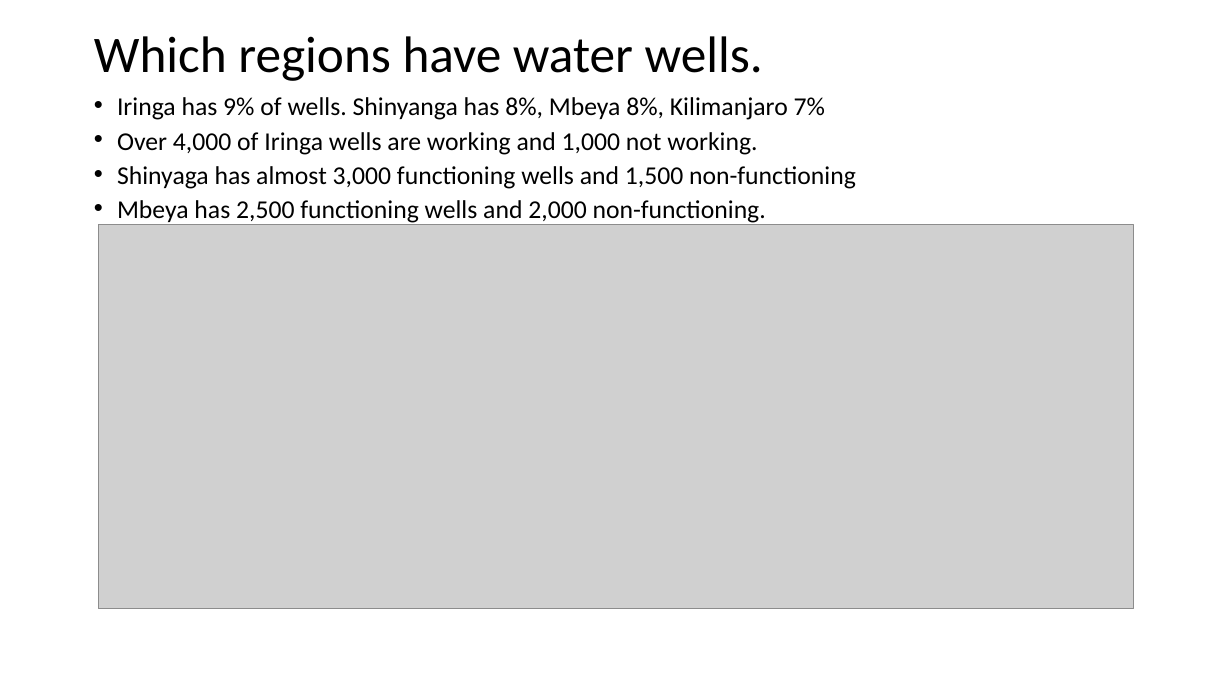
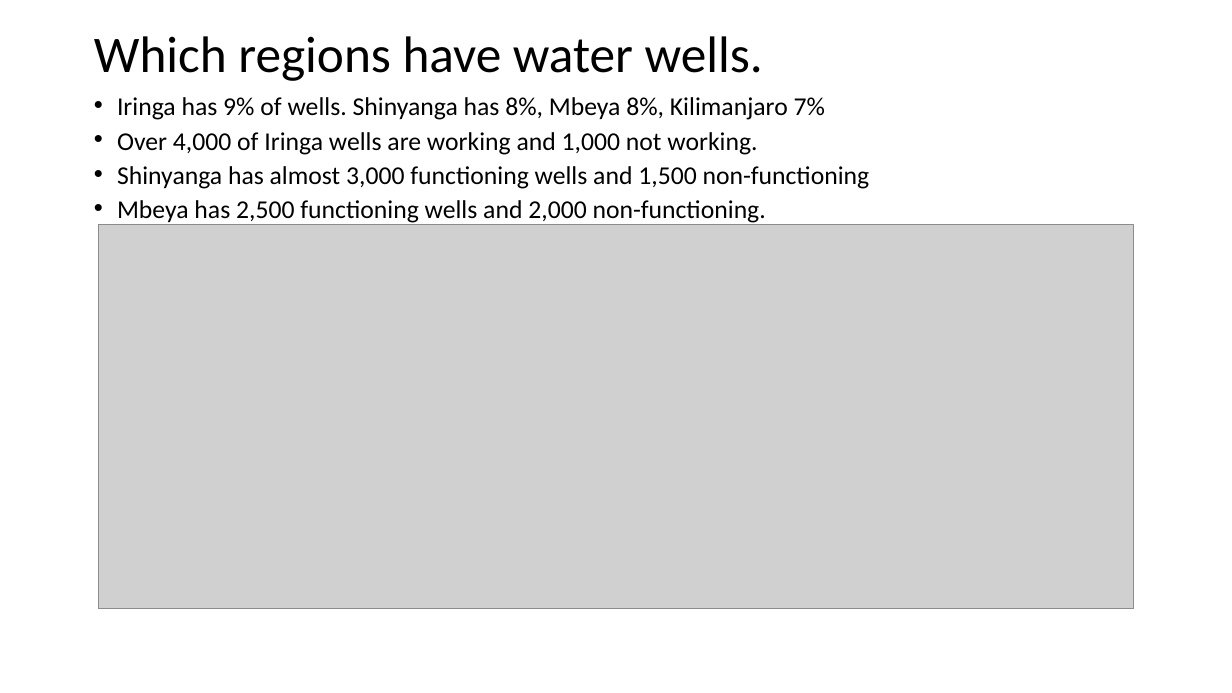
Before and after one commit to davidrtorres/Model-3-Tanzania-Water-Crisis, a slide deck: slide 7 of Presentation1.pptx. Drawn at 1232x693 pixels with LibreOffice and Linux fonts; fonts in the diff are those of the drawing; grey boxes stand for pictures. Boxes give left, top, right and bottom in pixels: in the first picture for what was removed or moved away, otherwise in the second. Text is boxed around its words. In the diff, an @@ line names an element or a change of style, - is before the commit and + after.

```diff
--- a/Presentation1.pptx
+++ b/Presentation1.pptx
@@ text at (117,166,870,189): text changed @@
-• Shinyaga has almost 3,000 functioning wells and 1,500 non-functioning
+• Shinyanga has almost 3,000 functioning wells and 1,500 non-functioning
```
Also in this commit, not shown: 6 other slides changed, 3 slides added, 2 other files.
